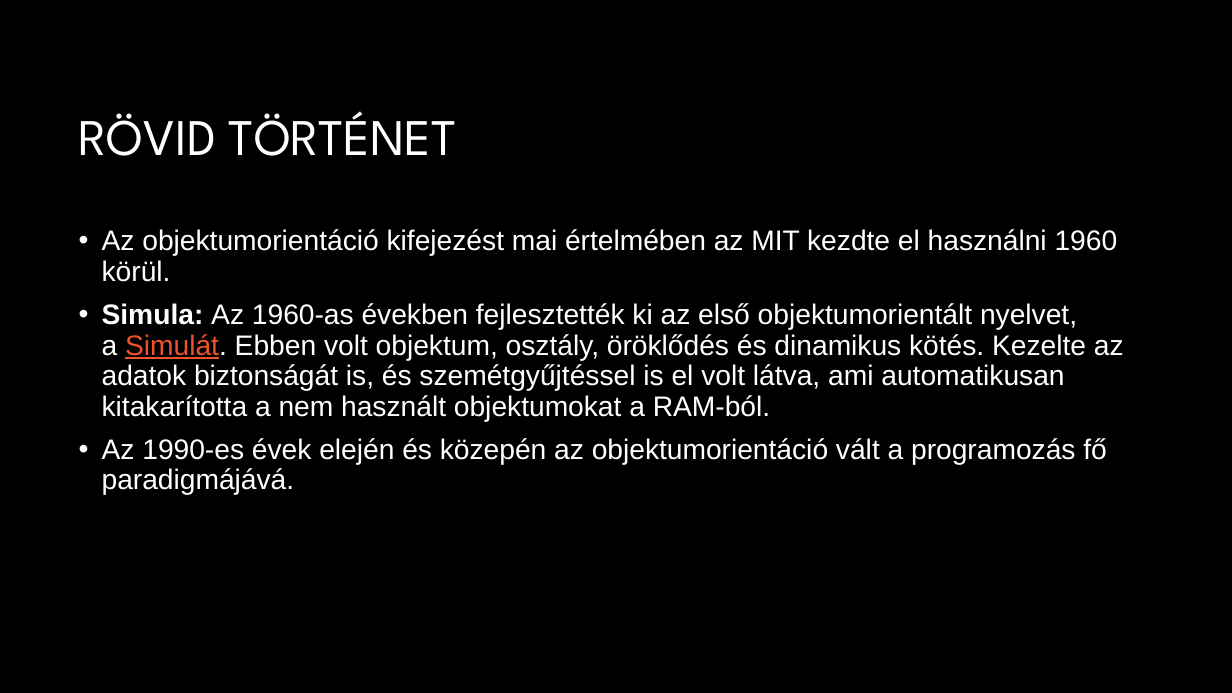
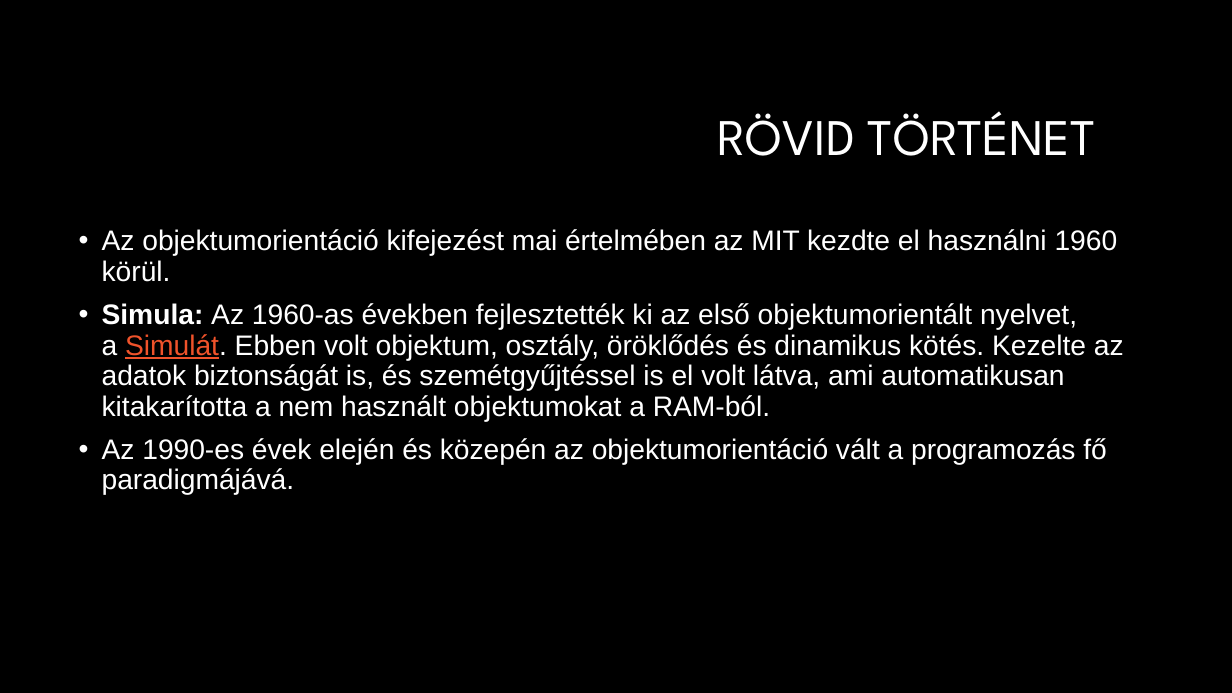
Before and after one commit to SzaboBence1027/QuickTick, a slide deck: slide 2 of Objektum orientált Programozás.pptx. Drawn at 1232x693 pixels with LibreOffice and Linux fonts; fonts in the diff are those of the drawing; background and template pictures are left out. Boxes give left, top, right and bottom in pixels: in the first picture for what was removed or moved away, otherwise in the second. Text is boxed around its words. In the diff, an @@ line names an element or a change of style, - is before the commit and + after.

Commit message:
oop

```diff
--- a/Objektum orientált Programozás.pptx
+++ b/Objektum orientált Programozás.pptx
@@ title "RÖVID TÖRTÉNET": place and size @@
-title "RÖVID TÖRTÉNET" at [79,111,457,156]
+title "RÖVID TÖRTÉNET" at [718,111,1096,156]
```
Also in this commit, not shown: 5 other slides changed, 4 slides added.
